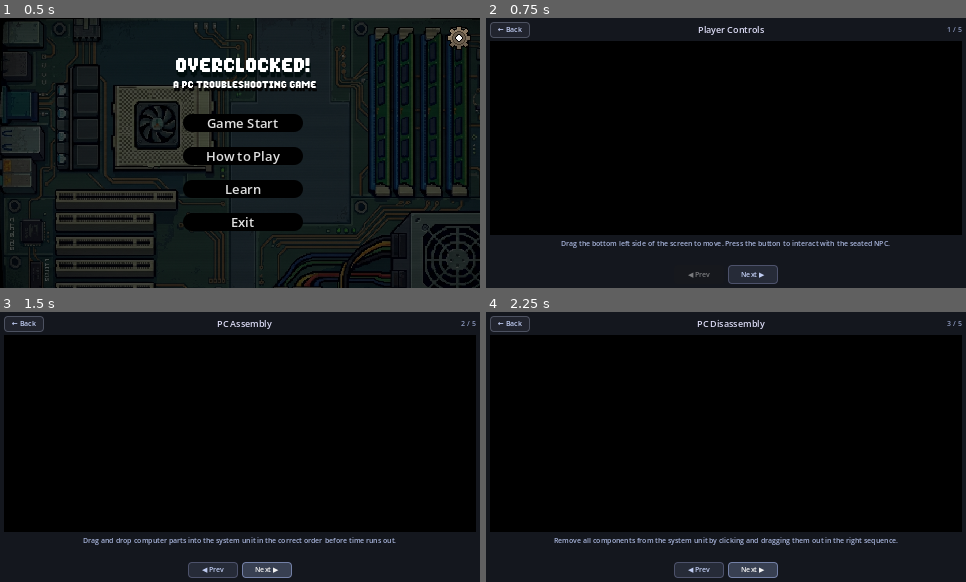
Above: before the commit, frames 1-4 (two rows, left to right).
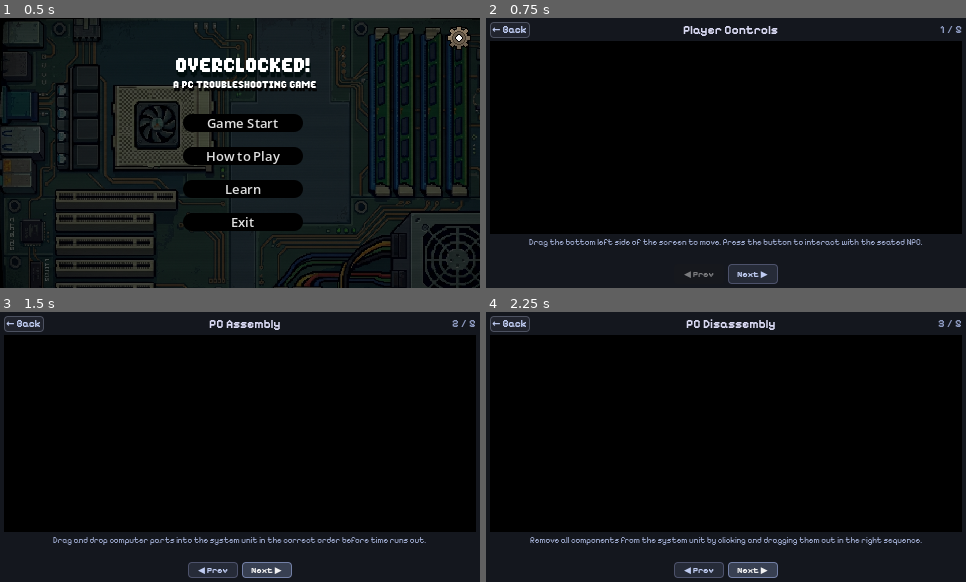
Above: after the commit, the same moments.

Repository: Raikosuu/Full-Tech-Panic_Public
Game: Godot game, scene res://scenes/main_menu.tscn
The game is run twice, just before and just after one commit, with the same random seed, the same clock (stepped at 60 frames per second) and the same inputs. Video files are missing from this copy of the repository; at most half a second of black plays in their place.
Inputs:
- Up to frame 1 (0.5 s): no input
- Up to frame 2 (0.75 s): click "How to Play" at 0.5 s
- Up to frame 3 (1.5 s): click "Next ▶" at 1.25 s
- Up to frame 4 (2.25 s): click "Next ▶" at 2 s

Frame 1 is identical in both runs. In frame 2, 2.4% of the frame differs, in the area x 0-100%, y 2-97%; in frame 3, 1.6%; in frame 4, 1.8%.

Commit message:
tutorial menu optimization

Diff:
--- a/project.godot
+++ b/project.godot
@@ -82,10 +82,6 @@
 ]
 }
 
-[input_devices]
-
-pointing/emulate_mouse_from_touch=false
-
 [rendering]
 
 textures/canvas_textures/default_texture_filter=0
--- a/scenes/how_to_play.tscn
+++ b/scenes/how_to_play.tscn
@@ -1,6 +1,8 @@
 [gd_scene format=3 uid="uid://c0fmubwwh3nka"]
 
 [ext_resource type="Script" uid="uid://byl5p4im6fkms" path="res://scripts/how_to_play.gd" id="1_htp"]
+[ext_resource type="FontFile" uid="uid://castux4fucj02" path="res://assets/fonts/Pixelify_Sans/static/PixelifySans-Bold.ttf" id="2_30apa"]
+[ext_resource type="FontFile" uid="uid://c1dh3d4255a1l" path="res://assets/fonts/Pixelify_Sans/static/PixelifySans-Regular.ttf" id="3_xkrkv"]
 
 [sub_resource type="StyleBoxFlat" id="StyleBoxFlat_back"]
 bg_color = Color(0.13, 0.14, 0.18, 1)
@@ -86,7 +88,8 @@
 custom_minimum_size = Vector2(40, 14)
 layout_mode = 2
 theme_override_colors/font_color = Color(0.75, 0.8, 0.95, 1)
-theme_override_font_sizes/font_size = 7
+theme_override_fonts/font = ExtResource("2_30apa")
+theme_override_font_sizes/font_size = 10
 theme_override_styles/normal = SubResource("StyleBoxFlat_back")
 theme_override_styles/pressed = SubResource("StyleBoxFlat_back")
 theme_override_styles/hover = SubResource("StyleBoxFlat_back_hover")
@@ -96,7 +99,8 @@
 layout_mode = 2
 size_flags_horizontal = 3
 theme_override_colors/font_color = Color(0.85, 0.85, 0.95, 1)
-theme_override_font_sizes/font_size = 9
+theme_override_fonts/font = ExtResource("2_30apa")
+theme_override_font_sizes/font_size = 12
 text = "How to Play"
 horizontal_alignment = 1
 
@@ -104,7 +108,8 @@
 custom_minimum_size = Vector2(30, 0)
 layout_mode = 2
 theme_override_colors/font_color = Color(0.55, 0.6, 0.75, 1)
-theme_override_font_sizes/font_size = 7
+theme_override_fonts/font = ExtResource("2_30apa")
+theme_override_font_sizes/font_size = 11
 text = "1 / 5"
 horizontal_alignment = 2
 
@@ -119,7 +124,8 @@
 custom_minimum_size = Vector2(0, 24)
 layout_mode = 2
 theme_override_colors/font_color = Color(0.65, 0.7, 0.85, 1)
-theme_override_font_sizes/font_size = 7
+theme_override_fonts/font = ExtResource("3_xkrkv")
+theme_override_font_sizes/font_size = 8
 horizontal_alignment = 1
 autowrap_mode = 3
 
@@ -133,7 +139,8 @@
 custom_minimum_size = Vector2(50, 14)
 layout_mode = 2
 theme_override_colors/font_color = Color(0.75, 0.8, 0.95, 1)
-theme_override_font_sizes/font_size = 7
+theme_override_fonts/font = ExtResource("2_30apa")
+theme_override_font_sizes/font_size = 9
 theme_override_styles/normal = SubResource("StyleBoxFlat_nav")
 theme_override_styles/pressed = SubResource("StyleBoxFlat_nav")
 theme_override_styles/hover = SubResource("StyleBoxFlat_nav_hover")
@@ -143,7 +150,8 @@
 custom_minimum_size = Vector2(50, 14)
 layout_mode = 2
 theme_override_colors/font_color = Color(0.75, 0.8, 0.95, 1)
-theme_override_font_sizes/font_size = 7
+theme_override_fonts/font = ExtResource("2_30apa")
+theme_override_font_sizes/font_size = 9
 theme_override_styles/normal = SubResource("StyleBoxFlat_nav")
 theme_override_styles/pressed = SubResource("StyleBoxFlat_nav")
 theme_override_styles/hover = SubResource("StyleBoxFlat_nav_hover")
Not shown, changed: assets/tutorials/tutorial_assembly.ogv
Not shown, changed: assets/tutorials/tutorial_disassembly.ogv
Not shown, changed: assets/tutorials/tutorial_move.ogv
Not shown, changed: assets/tutorials/tutorial_rj45a.ogv
Not shown, changed: assets/tutorials/tutorial_rj45b.ogv
